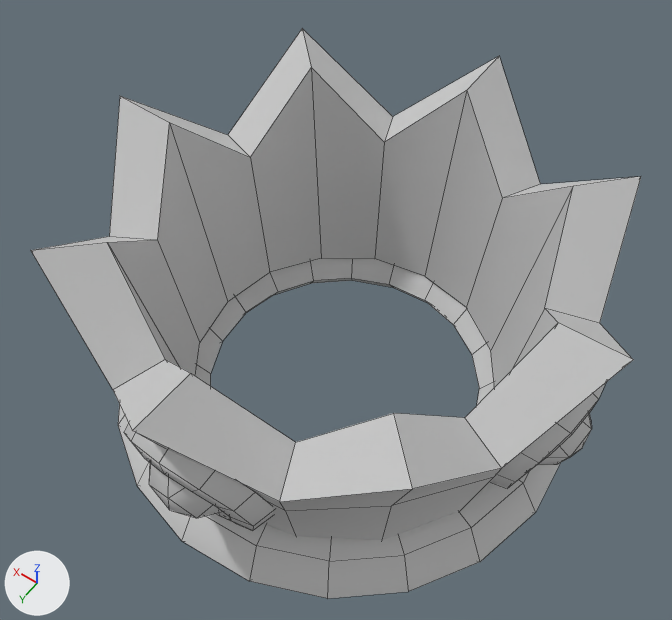
The FBX model Assets/_Assets/Models/_hidden_objects/for_scene_02/crown_01.fbx: old version first, new version second.
The view is the same before and after, from a camera (50 mm lens) standing at (-0.375, 0.543, 1.018) and looking at (0.012, 0.002, 0.167). The axes (+X, +Y, +Z) are drawn at lower left. The lights are the same throughout. Mesh edges are drawn as thin lines. Where no turn or scale is listed for an object, it has been applied to the vertices.

Names of what the first picture shows: 'crown_01'.
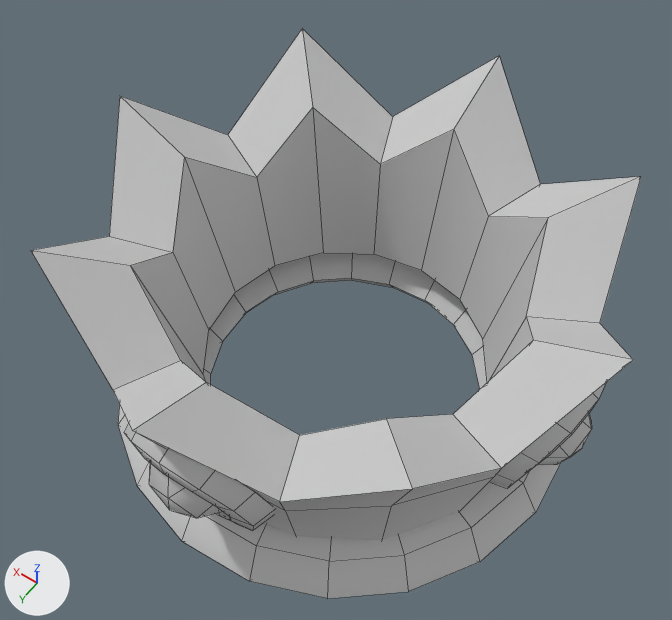
Boxes (x1, y1, x2, y2) around the edits, measured in the pictures (672 x 620 px; the box of a moved part takes in the faces that stretch with it):
part 1 of me_mesh, moved or reshaped
    both: (31, 29, 641, 499)

Edits to the bpy script that builds the scene:
```text
Change me_mesh:
    where me_mesh.from_pydata(...)  # 452 vertices, 417 faces; spans x -0.313..0.313, y -0.313..0.313, z -0.01..0.335
    me_mesh part 1
    me_mesh.vertices[6].co: (-0.2, -0.083, 0.239) -> (-0.185, -0.075, 0.222)  # pixel (544, 308) -> pixel (526, 316)
    me_mesh.vertices[7].co: (-0.239, 0.0, 0.332) -> (-0.222, 0.003, 0.295)  # pixel (558, 322) -> pixel (533, 340)
    me_mesh.vertices[8].co: (-0.189, 0.0, 0.052) -> (-0.174, -0.002, 0.079)
    me_mesh.vertices[9].co: (-0.175, -0.073, 0.051) -> (-0.162, -0.069, 0.078)  # not seen -> pixel (487, 383)
    me_mesh.vertices[15].co: (-0.169, -0.169, 0.332) -> (-0.157, -0.153, 0.291)  # pixel (573, 186) -> pixel (548, 217)
    me_mesh.vertices[16].co: (-0.134, -0.133, 0.052) -> (-0.123, -0.125, 0.077)  # pixel (490, 350) -> pixel (482, 338)
    me_mesh.vertices[23].co: (0.0, -0.239, 0.332) -> (-0.001, -0.218, 0.29)  # pixel (466, 90) -> pixel (453, 129)
    me_mesh.vertices[24].co: (-0.083, -0.2, 0.239) -> (-0.077, -0.183, 0.219)  # pixel (502, 198) -> pixel (488, 216)
    me_mesh.vertices[25].co: (0.0, -0.189, 0.052) -> (0.0, -0.176, 0.075)  # pixel (424, 276) -> pixel (421, 270)
    me_mesh.vertices[26].co: (-0.073, -0.175, 0.051) -> (-0.067, -0.164, 0.075)  # pixel (466, 307) -> pixel (459, 299)
    me_mesh.vertices[33].co: (0.169, -0.169, 0.332) -> (0.156, -0.153, 0.291)  # pixel (311, 67) -> pixel (312, 107)
    me_mesh.vertices[34].co: (0.083, -0.2, 0.239) -> (0.076, -0.183, 0.219)  # pixel (384, 142) -> pixel (380, 164)
    me_mesh.vertices[35].co: (0.133, -0.134, 0.052) -> (0.124, -0.125, 0.076)  # pixel (321, 258) -> pixel (323, 252)
    me_mesh.vertices[36].co: (0.073, -0.175, 0.051) -> (0.067, -0.164, 0.075)  # pixel (374, 258) -> pixel (373, 254)
    me_mesh.vertices[43].co: (0.239, 0.0, 0.332) -> (0.221, 0.003, 0.294)  # pixel (169, 122) -> pixel (184, 156)
    me_mesh.vertices[44].co: (0.2, -0.083, 0.239) -> (0.185, -0.075, 0.221)  # pixel (250, 157) -> pixel (256, 177)
    me_mesh.vertices[45].co: (0.189, 0.0, 0.052) -> (0.175, -0.002, 0.078)  # pixel (227, 301) -> pixel (235, 292)
    me_mesh.vertices[46].co: (0.175, -0.073, 0.051) -> (0.162, -0.069, 0.077)  # pixel (269, 272) -> pixel (274, 265)
    me_mesh.vertices[54].co: (0.083, 0.2, 0.239) -> (0.077, 0.186, 0.226)  # pixel (165, 359) -> pixel (180, 360)
    me_mesh.vertices[55].co: (0.169, 0.169, 0.332) -> (0.156, 0.159, 0.297)  # pixel (107, 242) -> pixel (130, 265)
    me_mesh.vertices[56].co: (0.2, 0.083, 0.239) -> (0.185, 0.078, 0.224)  # pixel (157, 239) -> pixel (172, 252)
    me_mesh.vertices[57].co: (0.134, 0.133, 0.052) -> (0.124, 0.121, 0.081)  # not seen -> pixel (203, 374)
    me_mesh.vertices[58].co: (0.073, 0.175, 0.051) -> (0.068, 0.159, 0.082)
    me_mesh.vertices[59].co: (0.175, 0.073, 0.051) -> (0.162, 0.065, 0.08)  # pixel (199, 342) -> pixel (208, 330)
    me_mesh.vertices[66].co: (-0.083, 0.2, 0.239) -> (-0.077, 0.186, 0.227)  # pixel (295, 442) -> pixel (299, 435)
    me_mesh.vertices[67].co: (0.0, 0.239, 0.332) -> (0.0, 0.224, 0.299)  # pixel (190, 373) -> pixel (206, 382)
    me_mesh.vertices[68].co: (0.0, 0.189, 0.052) -> (0.0, 0.172, 0.082)
    me_mesh.vertices[69].co: (-0.073, 0.175, 0.051) -> (-0.067, 0.159, 0.082)
    me_mesh.vertices[76].co: (-0.2, 0.083, 0.239) -> (-0.185, 0.078, 0.225)  # pixel (464, 417) -> pixel (452, 414)
    me_mesh.vertices[77].co: (-0.169, 0.169, 0.332) -> (-0.157, 0.159, 0.298)  # pixel (393, 413) -> pixel (386, 418)
    me_mesh.vertices[78].co: (-0.133, 0.134, 0.052) -> (-0.123, 0.121, 0.082)
    me_mesh.vertices[79].co: (-0.175, 0.073, 0.051) -> (-0.162, 0.065, 0.08)
```
